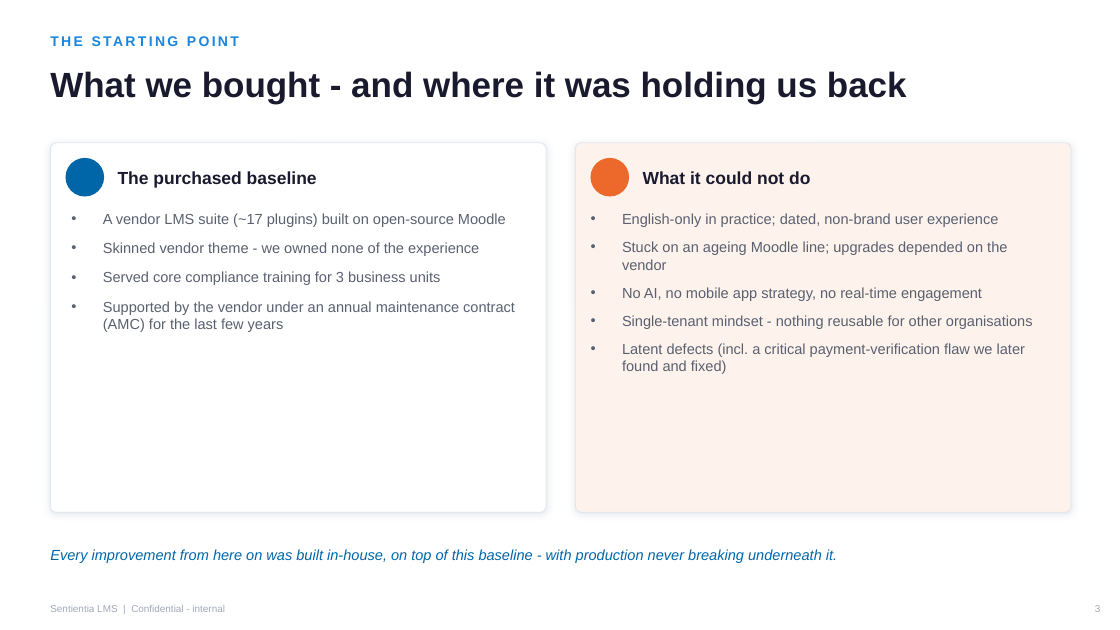
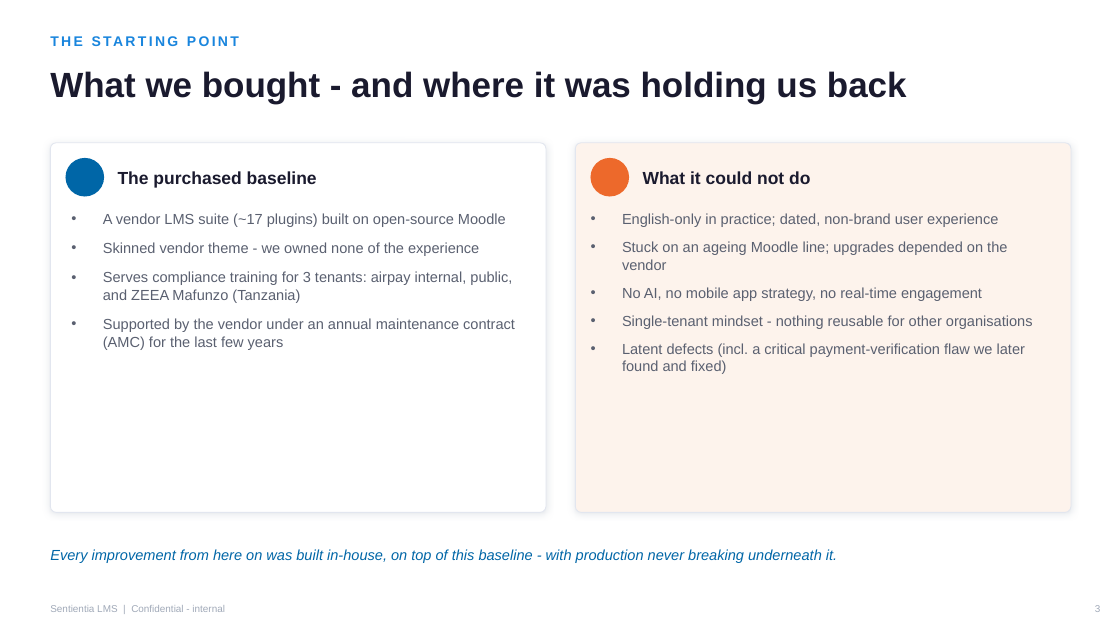
Before and after one commit to nitin-rajput-learning-tech/Airpay-Academy2.0, a slide deck: slide 3 of moodle-enhancement/docs/business/SENTIENTIA-EXECUTIVE-DECK-2026-08-21.pptx. Drawn at 1120x630 pixels with LibreOffice and Linux fonts; fonts in the diff are those of the drawing; background and template pictures are left out. Boxes give left, top, right and bottom in pixels: in the first picture for what was removed or moved away, otherwise in the second. Text is boxed around its words. In the diff, an @@ line names an element or a change of style, - is before the commit and + after.

```diff
--- a/moodle-enhancement/docs/business/SENTIENTIA-EXECUTIVE-DECK-2026-08-21.pptx
+++ b/moodle-enhancement/docs/business/SENTIENTIA-EXECUTIVE-DECK-2026-08-21.pptx
@@ text at (103,271,512,303): text changed @@
-• Served core compliance training for 3 business units
+• Serves compliance training for 3 tenants: airpay internal, public, and ZEEA Mafunzo (Tanzania)
```
Also in this commit, not shown: 9 other slides changed, 1 other file.
